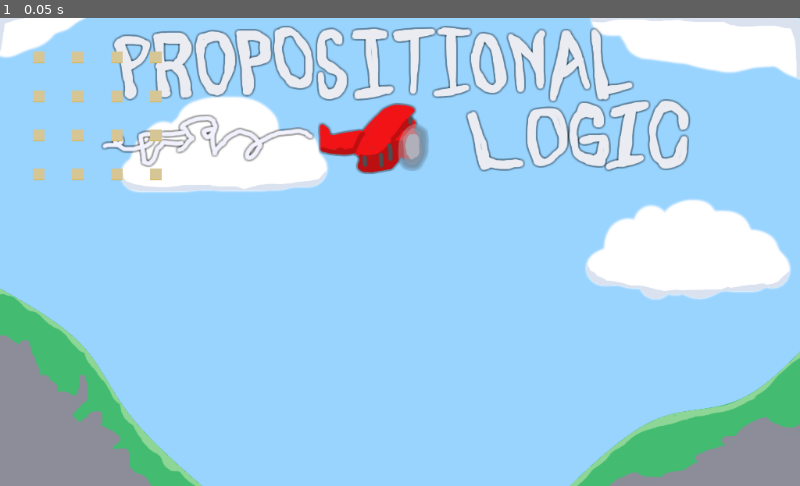
Above: before the commit, frame 1.
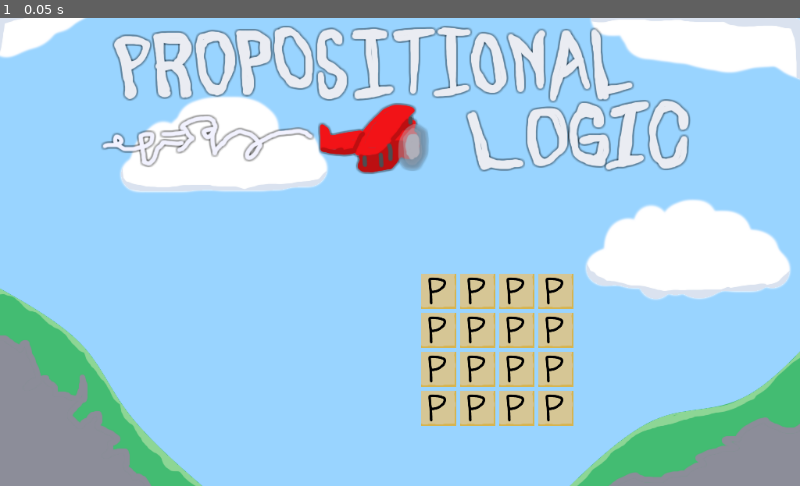
Above: after the commit, the same moment.

Repository: JCharatCollins/HackCMU
Game: Godot game, scene res://Root.tscn
Two runs of this game, one before a commit and one after it. Both use one fixed random seed, a clock stepped at 60 frames per second and the inputs below.
Inputs:
- Up to frame 1 (0.05 s): no input

The runs differ from the first frame. In frame 1, 6.0% of the frame differs, in the area x 4-72%, y 7-88%.

Commit message:
commit Q, P, implies

Diff:
--- a/Grid.gd
+++ b/Grid.gd
@@ -23,6 +23,8 @@
 	for x in range(4):
 		for y in range(4):
 			var newTile = tile.instance()
-			newTile.init_tile("default", 50*(x)+50, 50*(y)+50)
+			newTile.init_tile("varp", 50*(x)+50, 50*(y)+50, 0.3)
 			add_child(newTile, true)
+
+	print_tree_pretty()
 	pass # Replace with function body.
--- a/Root.tscn
+++ b/Root.tscn
@@ -24,6 +24,7 @@
 texture = ExtResource( 3 )
 
 [node name="Grid" type="Node2D" parent="."]
+position = Vector2( 512, 300 )
 script = ExtResource( 4 )
 
 [connection signal="ready" from="." to="Grid" method="_on_Root_ready"]
--- a/Tile.gd
+++ b/Tile.gd
@@ -3,10 +3,11 @@
 var propType = "default"
 var gridLocation = Vector2(0, 0)
 
-func init_tile(var type, var x, var y):
+func init_tile(var type, var x, var y, var setScale):
 	propType = type
 	gridLocation.x = x
 	gridLocation.y = y
+	set_scale(Vector2(setScale, setScale))
 	play(propType)
 # Declare member variables here. Examples:
 # var a = 2
--- a/Tile.tscn
+++ b/Tile.tscn
@@ -1,7 +1,10 @@
-[gd_scene load_steps=4 format=2]
+[gd_scene load_steps=7 format=2]
 
 [ext_resource path="res://tilebackground.png" type="Texture" id=1]
 [ext_resource path="res://Tile.gd" type="Script" id=2]
+[ext_resource path="res://varp.png" type="Texture" id=3]
+[ext_resource path="res://implies.png" type="Texture" id=4]
+[ext_resource path="res://varq.png" type="Texture" id=5]
 
 [sub_resource type="SpriteFrames" id=1]
 animations = [ {
@@ -9,9 +12,25 @@
 "loop": true,
 "name": "default",
 "speed": 5.0
+}, {
+"frames": [ ExtResource( 4 ) ],
+"loop": true,
+"name": "implies",
+"speed": 5.0
+}, {
+"frames": [ ExtResource( 3 ) ],
+"loop": true,
+"name": "varp",
+"speed": 5.0
+}, {
+"frames": [ ExtResource( 5 ) ],
+"loop": true,
+"name": "varq",
+"speed": 5.0
 } ]
 
 [node name="Tile" type="AnimatedSprite"]
-scale = Vector2( 0.1, 0.1 )
+scale = Vector2( 0.3, 0.3 )
 frames = SubResource( 1 )
+animation = "implies"
 script = ExtResource( 2 )
Binary file added: implies.png
Not shown, added: implies.png.import
Binary file added: varp.png
Not shown, added: varp.png.import
Binary file added: varq.png
Not shown, added: varq.png.import
